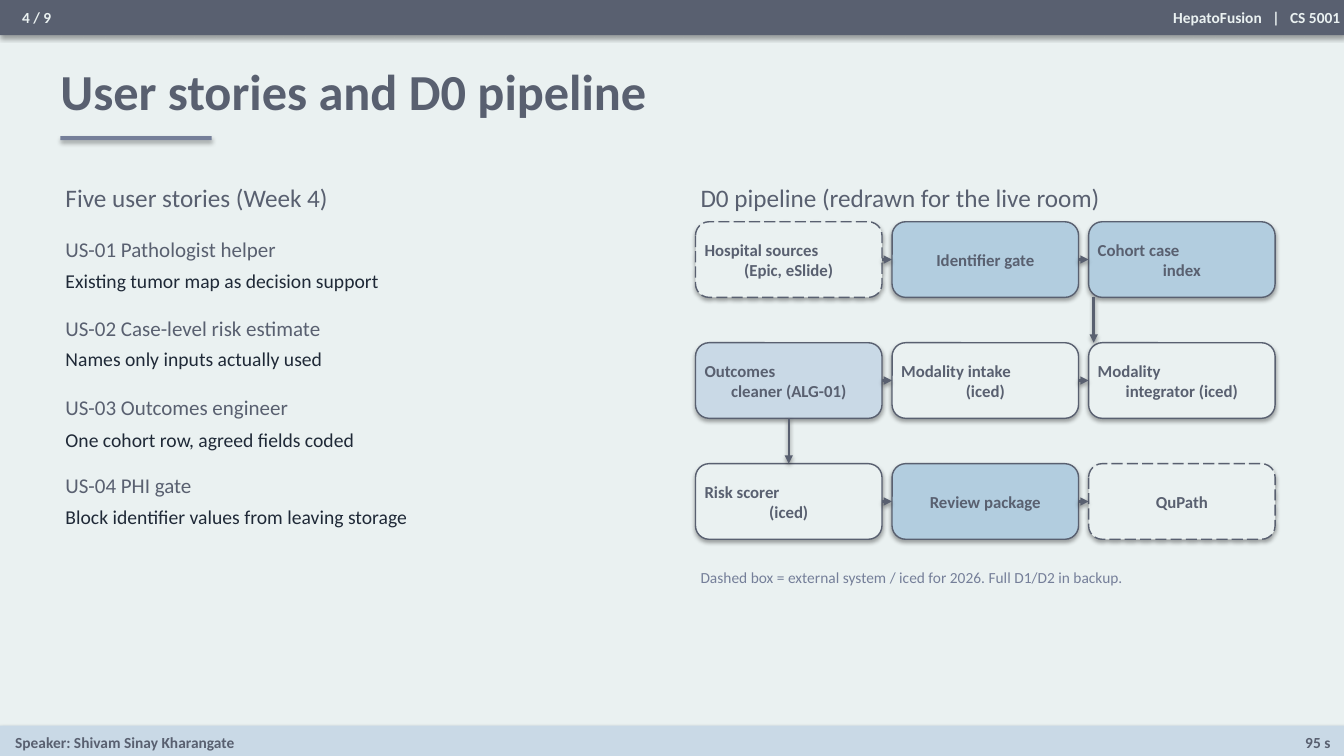
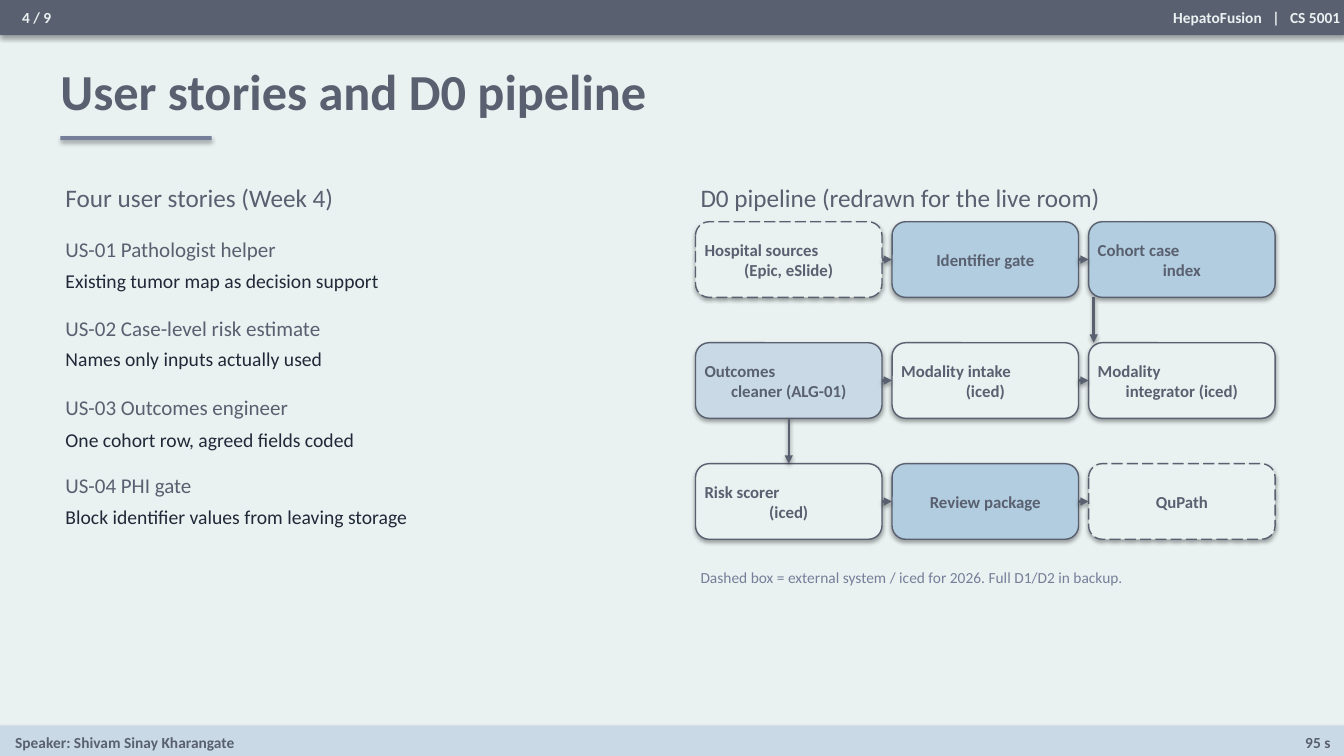
Before and after one commit to ShivamKGate/CS-Senior-Design-I-II, a slide deck: slide 4 of Presentation/HepatoFusion_Draft_Deck.pptx. Drawn at 1344x756 pixels with LibreOffice and Linux fonts; fonts in the diff are those of the drawing. Boxes give left, top, right and bottom in pixels: in the first picture for what was removed or moved away, otherwise in the second. Text is boxed around its words. In the diff, an @@ line names an element or a change of style, - is before the commit and + after.

```diff
--- a/Presentation/HepatoFusion_Draft_Deck.pptx
+++ b/Presentation/HepatoFusion_Draft_Deck.pptx
@@ text at (65, 189, 333, 210): text changed @@
-Five user stories (Week 4)
+Four user stories (Week 4)
```
Also in this commit, not shown: 1 other slide changed, 5 other files.
